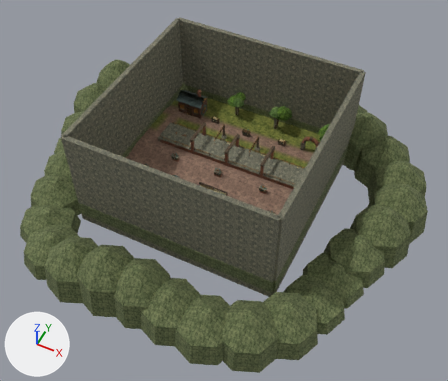
One commit to the FBX model Assets/Resources/Bellwake/Rooms/SwallowLock.fbx: the scene before it, then after it.
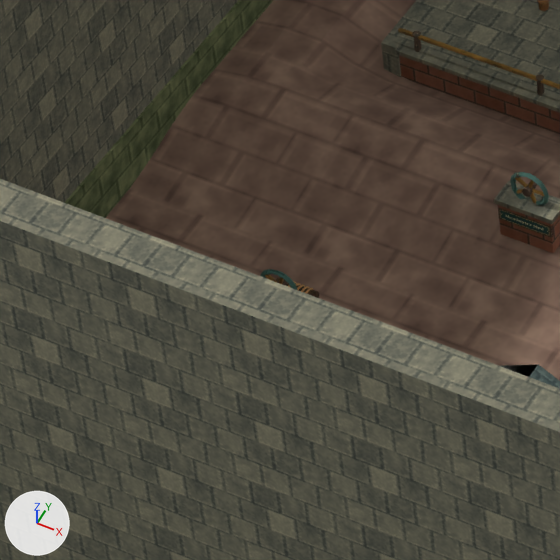
Old and new are each drawn whole from a 50 mm camera at (40.0, -78.8, 94.4) aimed at (3.4, -5.7, 3.1) and again close up on the part from 25% to 40% of the width and 35% to 52% of the height. Lighting does not change. The marker at lower left points along +X, +Y and +Z. The older version's two pictures come first. Vertices at exactly the same position are counted once.

In view in the first close-up: 'C_Solids', 'Rim', 'Set', 'Terrain' and 1 more.
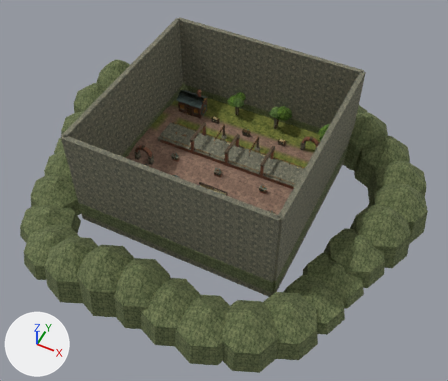
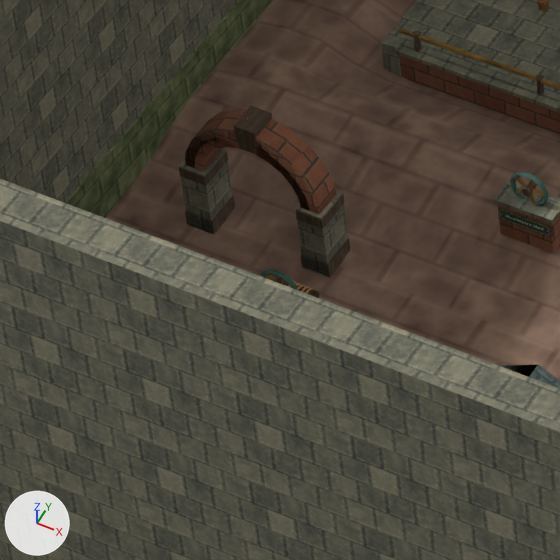
The edits, one by one:
me_continuous_boundary_core_004 is used by ob_c_solids; location (0.0, 0.0, 0.0).
me_continuous_boundary_core_004 had 112 vertices, 84 faces and spanned x -21.0..21.0, y -21.0..21.0, z -2.0..20.0.
me_continuous_boundary_core_004 now has 128 vertices, 96 faces and spans x -21.0..21.0, y -21.0..21.0, z -2.0..20.0.
me_continuous_boundary_core_004 part 1: a new loose piece, a box spanning x -18.0..-17.27, y -4.49..-3.51, z 1.13..3.25, in mat_masonry (picture img_masonry_png).
me_continuous_boundary_core_004 part 2: a new loose piece, a box spanning x -14.73..-14.01, y -4.49..-3.51, z 1.13..3.25, in mat_masonry (picture img_masonry_png).
me_revetment_foundation_004 is used by ob_set; location (0.0, 0.0, 0.0).
me_revetment_foundation_004 had 5558 vertices, 4700 faces and spanned x -18.7..20.1, y -19.6..20.6, z -0.1..8.3.
me_revetment_foundation_004 now has 5650 vertices, 4792 faces and spans x -18.7..20.1, y -19.6..20.6, z -0.1..8.3.
me_revetment_foundation_004 part 3: the loose piece of 60 vertices spanning x 12.1..15.9, y 13.6..14.4, z 1.2..5.2 is copied, and the copy is moved by (-30.0, -18.0, 0.0); it spans x -17.9..-14.1, y -4.4..-3.6, z 1.2..5.2.
me_revetment_foundation_004 part 4: a new loose piece, a box spanning x -18.0..-17.26, y -4.5..-3.5, z 2.91..3.19, in mat_tarredoak (picture img_tarredoak_png).
me_revetment_foundation_004 part 5: a new loose piece, a box spanning x -18.02..-17.25, y -4.49..-3.51, z 1.25..1.69, in mat_tarredoak (picture img_tarredoak_png).
me_revetment_foundation_004 part 6: a new loose piece, a box spanning x -14.73..-13.99, y -4.5..-3.5, z 2.91..3.19, in mat_tarredoak (picture img_tarredoak_png).
me_revetment_foundation_004 part 7: a new loose piece, a box spanning x -14.76..-13.98, y -4.49..-3.51, z 1.25..1.69, in mat_tarredoak (picture img_tarredoak_png).

What differs and where, as boxes (x1, y1, x2, y2) in the close-ups (560 x 560 px):
'Set', reshaped
    before: (261, 0, 560, 388)
    after: (179, 0, 560, 388)
part 1 of me_continuous_boundary_core_004, added
    after: (179, 148, 233, 234)
part 2 of me_continuous_boundary_core_004, added
    after: (296, 190, 348, 277)
part 3 of me_revetment_foundation_004, added (brown)
    after: (185, 105, 336, 214)
part 4 of me_revetment_foundation_004, added
    after: (179, 151, 228, 186)
part 5 of me_revetment_foundation_004, added (brown)
    after: (185, 196, 235, 234)
part 6 of me_revetment_foundation_004, added (brown)
    after: (295, 195, 344, 229)
part 7 of me_revetment_foundation_004, added (brown)
    after: (301, 239, 350, 278)
